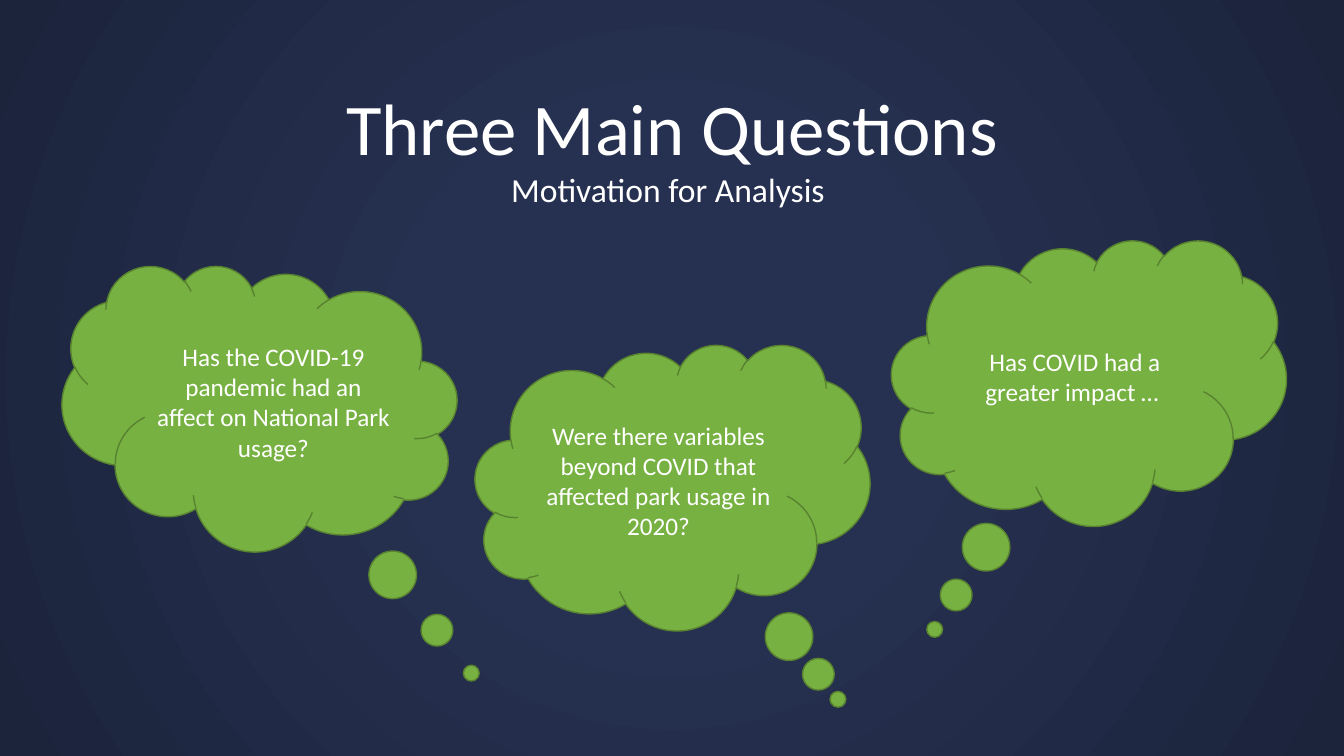
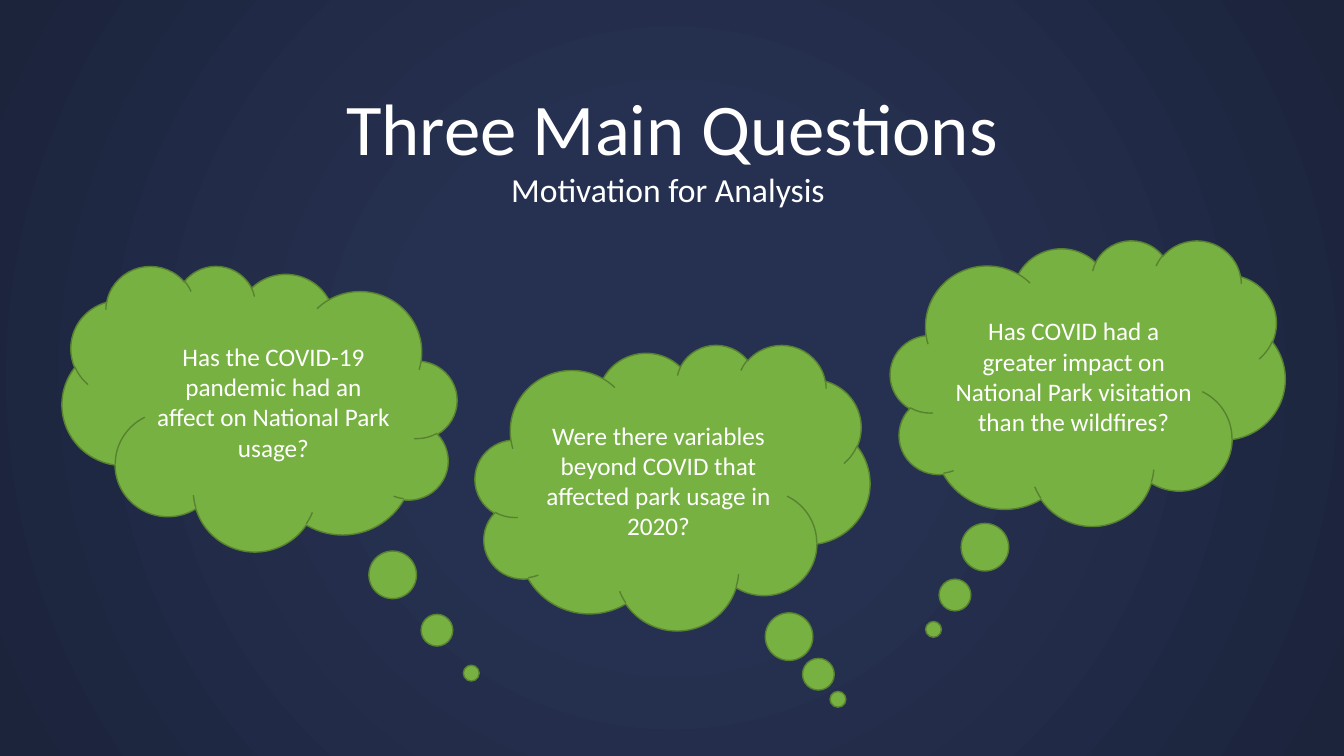
Before and after one commit to missymeyer/ProjectOne, a slide deck: slide 4 of Presentation_ProjectOne.pptx (slide 3 before the commit). Drawn at 1344x756 pixels with LibreOffice and Linux fonts; fonts in the diff are those of the drawing. Boxes give left, top, right and bottom in pixels: in the first picture for what was removed or moved away, otherwise in the second. Text is boxed around its words. In the diff, an @@ line names an element or a change of style, - is before the commit and + after.

```diff
--- a/Presentation_ProjectOne.pptx
+++ b/Presentation_ProjectOne.pptx
@@ text in thought cloud at box(956, 322, 1191, 431): text changed @@
-Has COVID had a greater impact …
+Has COVID had a greater impact on National Park visitation than the wildfires?
```
Also in this commit, not shown: 3 other slides changed, 7 slides added, 4 slides removed, 48 other files.
